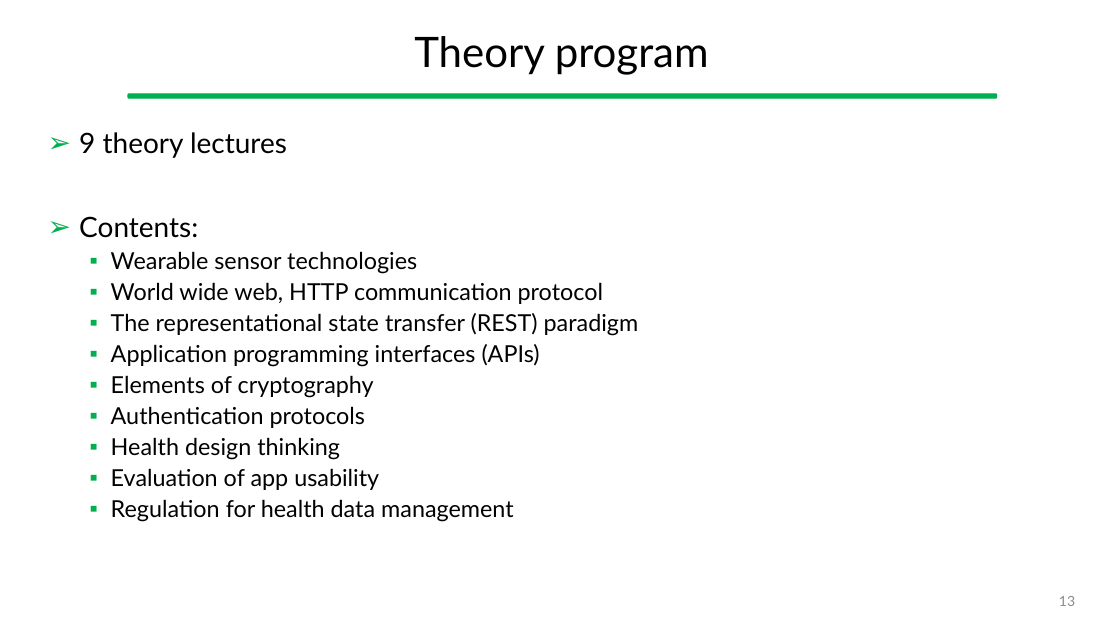
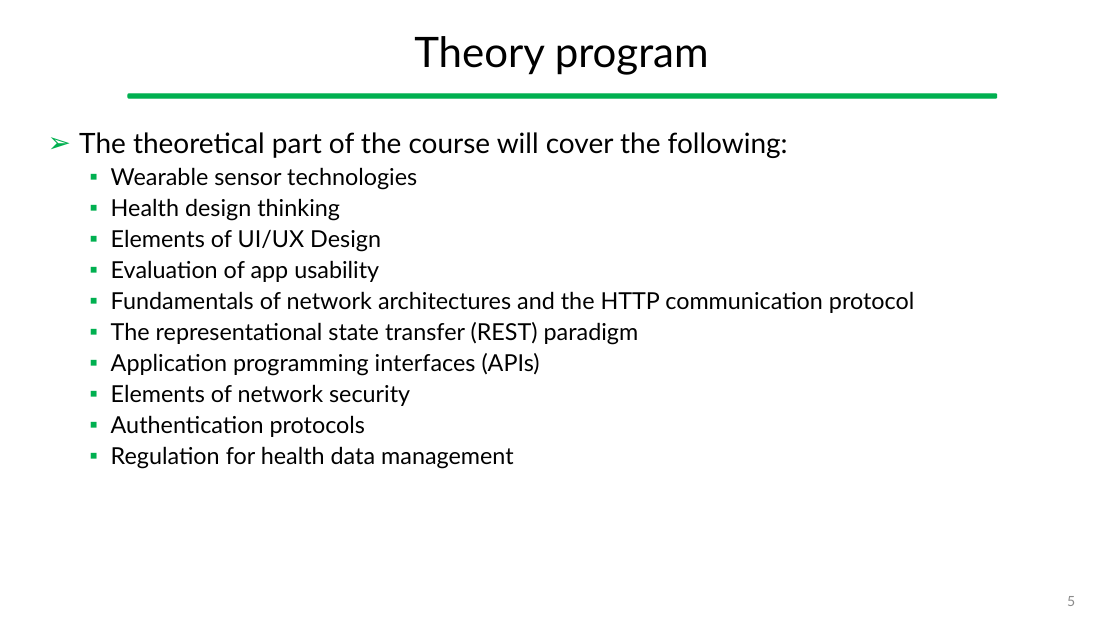
Before and after one commit to gcappon/bwthw, a slide deck: slide 5 of theory_01-course_introduction/theory_1-course_introduction.pptx (slide 13 before the commit). Drawn at 1120x630 pixels with LibreOffice and Linux fonts; fonts in the diff are those of the drawing. Boxes give left, top, right and bottom in pixels: in the first picture for what was removed or moved away, otherwise in the second. Text is boxed around its words. In the diff, an @@ line names an element or a change of style, - is before the commit and + after.

```diff
--- a/theory_01-course_introduction/theory_1-course_introduction.pptx
+++ b/theory_01-course_introduction/theory_1-course_introduction.pptx
@@ text at box(79, 132, 788, 158): text changed @@
-➢ 9 theory lectures
-➢ Contents:
+➢ The theoretical part of the course will cover the following:
@@ text at box(111, 198, 915, 313): text changed @@
-  ▪ World wide web, HTTP communication protocol
+  ▪ Health design thinking
+  ▪ Elements of UI/UX Design
+  ▪ Evaluation of app usability
+  ▪ Fundamentals of network architectures and the HTTP communication protocol
@@ text at box(111, 384, 410, 406): text changed @@
-  ▪ Elements of cryptography
+  ▪ Elements of network security
@@ text at box(111, 437, 379, 490): paragraphs removed @@
-  ▪ Health design thinking
-  ▪ Evaluation of app usability
@@ page number at box(1067, 596, 1075, 606): text changed @@
-13
+5
```
Also in this commit, not shown: 6 other slides changed, 8 slides removed, 4 other files.
